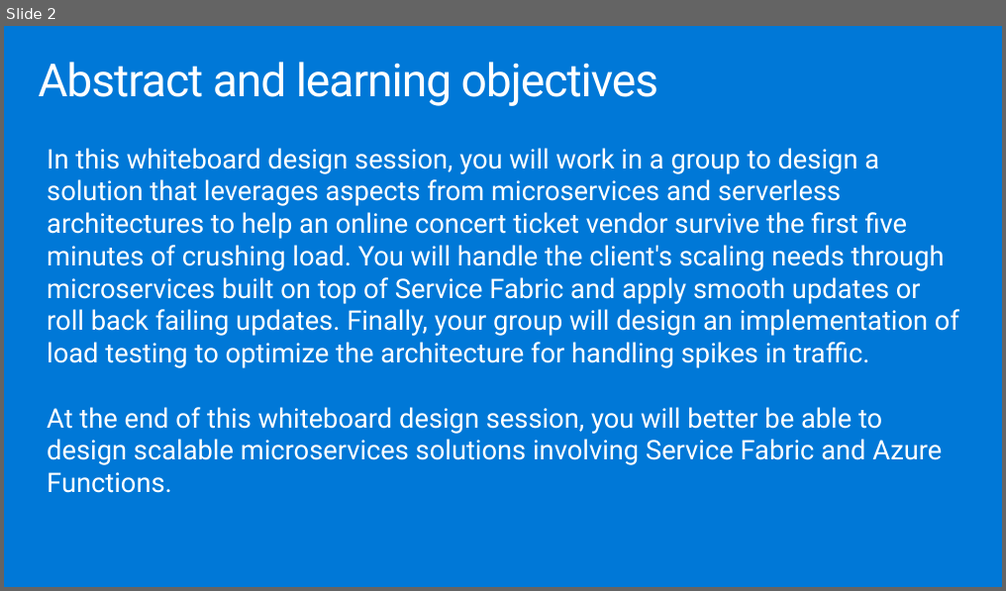
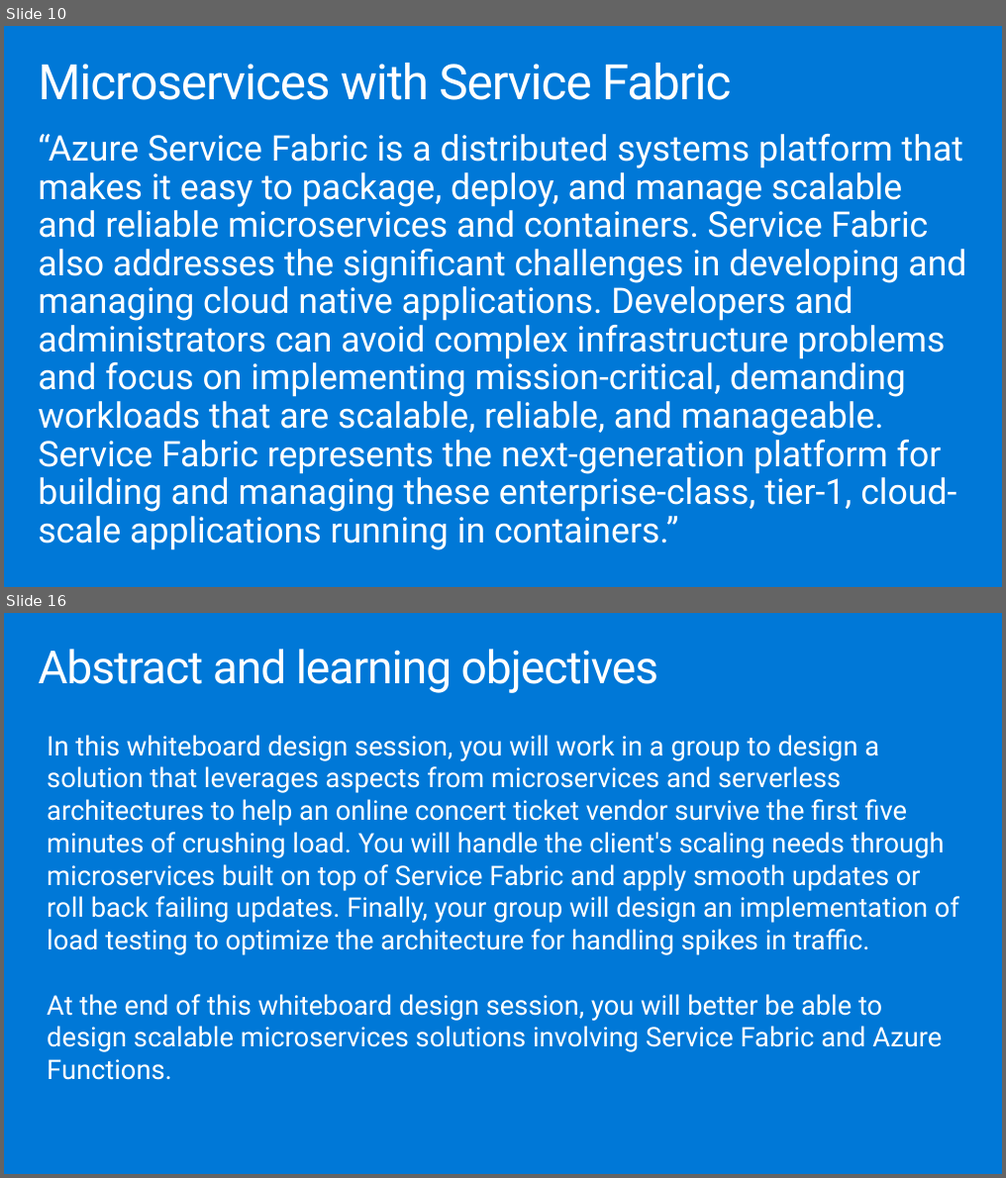
Before and after one commit to yellowbrickcode/MCW-Microservices-architecture, a slide deck: Whiteboard design session/WDS trainer presentation - Microservices architecture.pptx. Shown one above the other, each under a label of ours: slide 2 before the commit, slides 10 and 16 after it; the slides between them are not shown. The pictures are 1006x591 and 1006x1178 pixels, drawn with LibreOffice and Linux fonts; fonts in the diff are those of the drawing. Boxes give left, top, right and bottom in pixels: in the first picture for what was removed or moved away, otherwise in the second. Text is boxed around its words. In the diff, an @@ line names an element or a change of style, - is before the commit and + after.

```diff
--- a/Whiteboard design session/WDS trainer presentation - Microservices architecture.pptx
+++ b/Whiteboard design session/WDS trainer presentation - Microservices architecture.pptx
@@ slide 10 added at (4, 26, 1002, 587), background #0078D7 @@
@@ title added at (38, 63, 731, 100), 47 pt, text #FFFFFF @@
+Microservices with Service Fabric
@@ text added at (38, 134, 966, 551), 34 pt, text #FFFFFF @@
+“Azure Service Fabric is a distributed systems platform that makes it easy to package, deploy, and manage scalable and reliable microservices and containers. Service Fabric also addresses the significant challenges in developing and managing cloud native applications. Developers and administrators can avoid complex infrastructure problems and focus on implementing mission-critical, demanding workloads that are scalable, reliable, and manageable. Service Fabric represents the next-generation platform for building and managing these enterprise-class, tier-1, cloud-scale applications running in containers.”
@@ what was slide 2 is now slide 16 @@
```
Also in this commit, not shown: 1 slide changed, 13 other slides added.
